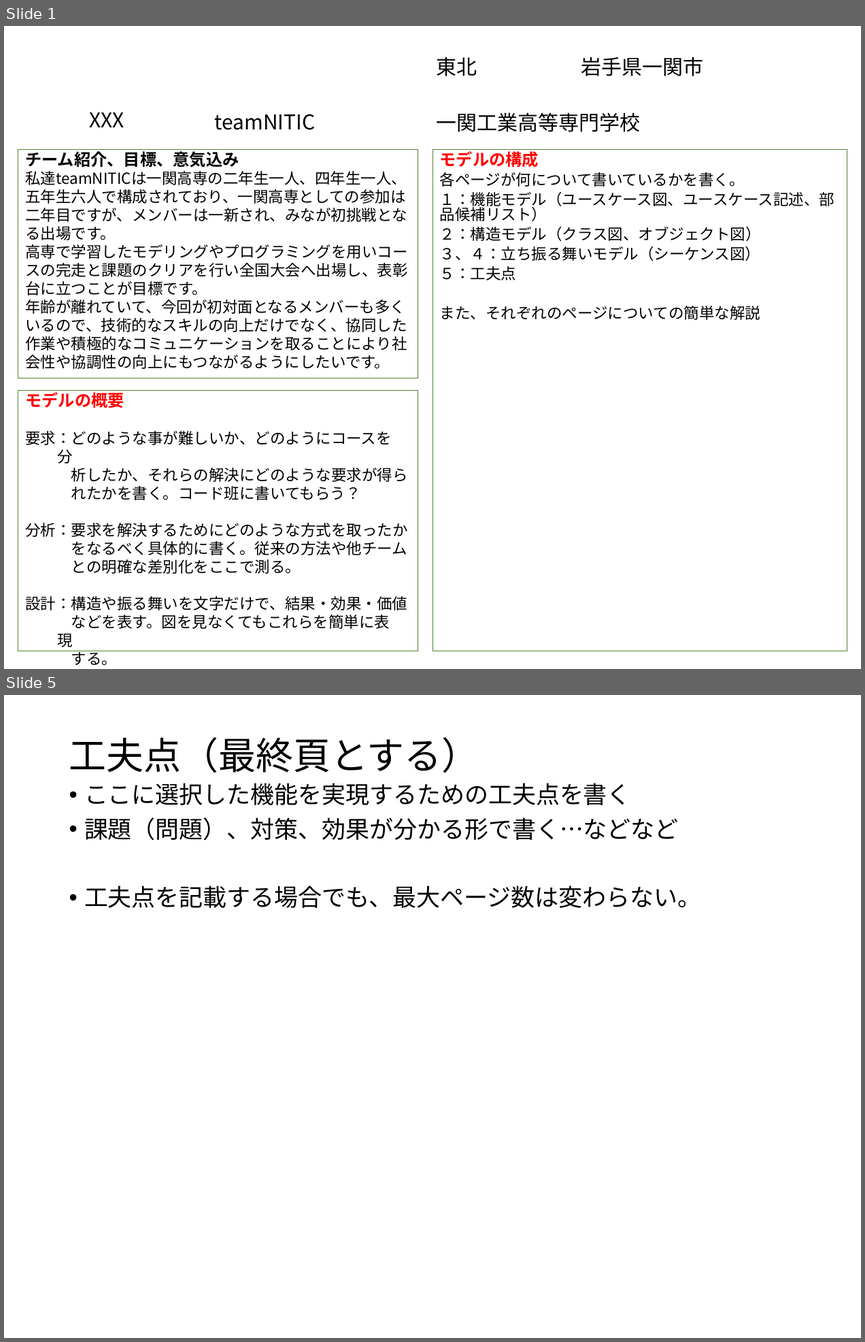
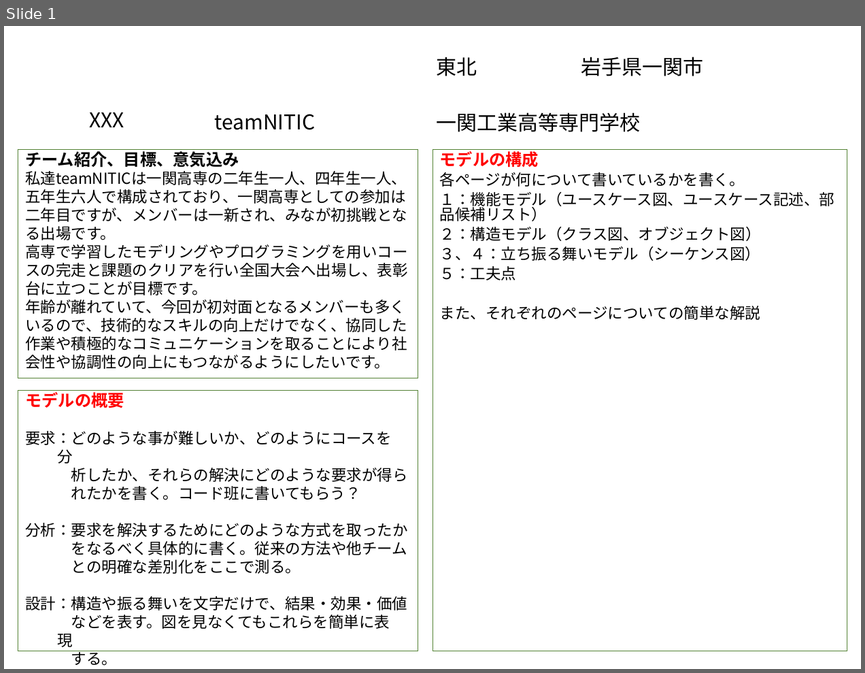
Before and after one commit to akita-lab-2019/model, a slide deck: model_file_template_primary.pptx. Shown one above the other, each under a label of ours: slides 1 and 5 before the commit, slide 1 after it; the slides between them are not shown. The pictures are 865x1342 and 865x673 pixels, drawn with LibreOffice and Linux fonts; fonts in the diff are those of the drawing; background and template pictures are left out. Boxes give left, top, right and bottom in pixels: in the first picture for what was removed or moved away, otherwise in the second. Text is boxed around its words. In the diff, an @@ line names an element or a change of style, - is before the commit and + after.

```diff
--- a/model_file_template_primary.pptx
+++ b/model_file_template_primary.pptx
@@ slide 5 removed at (4,695,861,1338), background #FFFFFF @@
@@ title removed at (69,737,479,773) @@
-工夫点（最終頁とする）
@@ text removed at (84,783,701,908) @@
-• ここに選択した機能を実現するための工夫点を書く
-• 課題（問題）、対策、効果が分かる形で書く…などなど
-• 工夫点を記載する場合でも、最大ページ数は変わらない。
```
Also in this commit, not shown: 4 slides added, 3 other slides removed.
